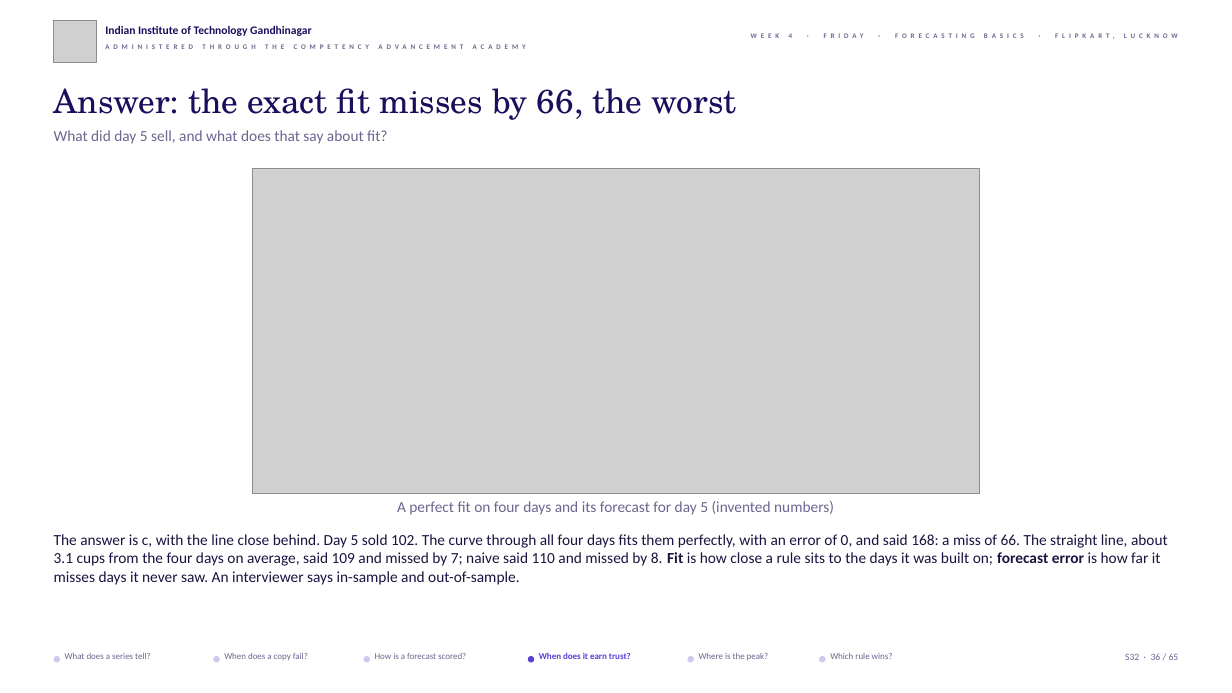
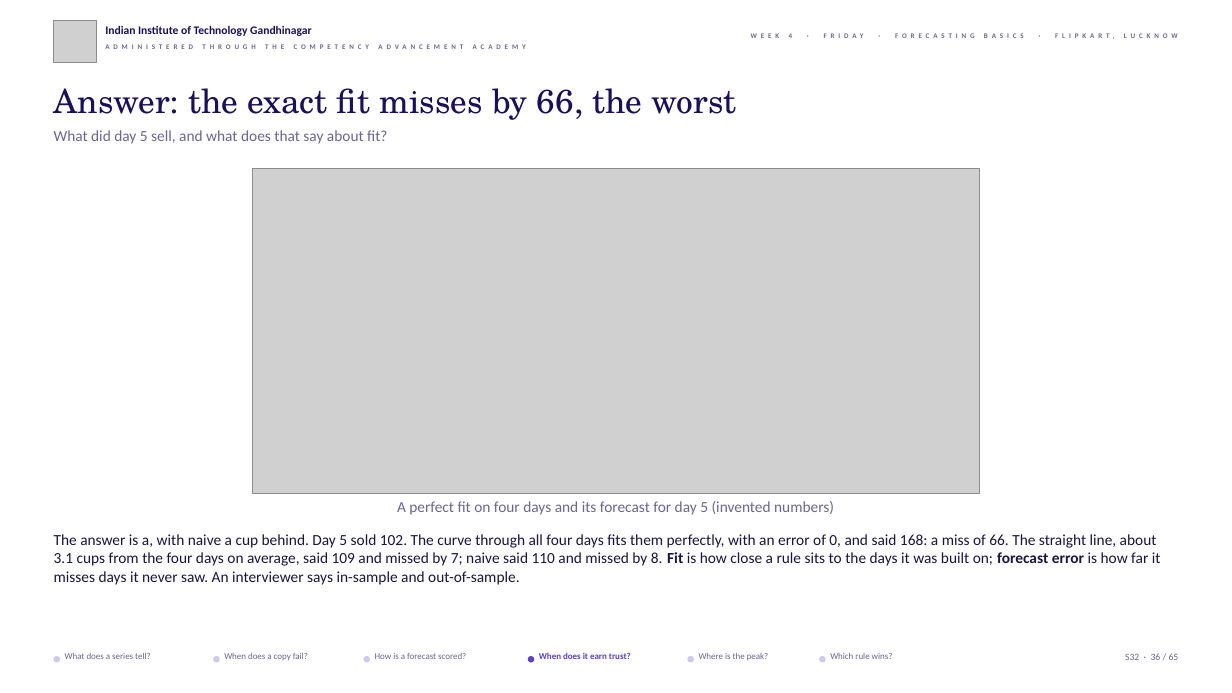
Before and after one commit to fde-academy-lab/c2-content-factory, a slide deck: slide 36 of content/W04/D5/slides/C2_W04_D05_half1_STUDENT.pptx. Drawn at 1232x693 pixels with LibreOffice and Linux fonts; fonts in the diff are those of the drawing; grey boxes stand for pictures; background and template pictures are left out. Boxes give left, top, right and bottom in pixels: in the first picture for what was removed or moved away, otherwise in the second. Text is boxed around its words. In the diff, an @@ line names an element or a change of style, - is before the commit and + after.

```diff
--- a/content/W04/D5/slides/C2_W04_D05_half1_STUDENT.pptx
+++ b/content/W04/D5/slides/C2_W04_D05_half1_STUDENT.pptx
@@ text at <box>54,534,1161,585</box>: text changed @@
-The answer is c, with the line close behind. Day 5 sold 102. The curve through all four days fits them perfectly, with an error of 0, and said 168: a miss of 66. The straight line, about 3.1 cups from the four days on average, said 109 and missed by 7; naive said 110 and missed by 8. Fit is how close a rule sits to the days it was built on; forecast error is how far it misses days it never saw. An interviewer says in-sample and out-of-sample.
+The answer is a, with naive a cup behind. Day 5 sold 102. The curve through all four days fits them perfectly, with an error of 0, and said 168: a miss of 66. The straight line, about 3.1 cups from the four days on average, said 109 and missed by 7; naive said 110 and missed by 8. Fit is how close a rule sits to the days it was built on; forecast error is how far it misses days it never saw. An interviewer says in-sample and out-of-sample.
```
Also in this commit, not shown: 14 other files.
